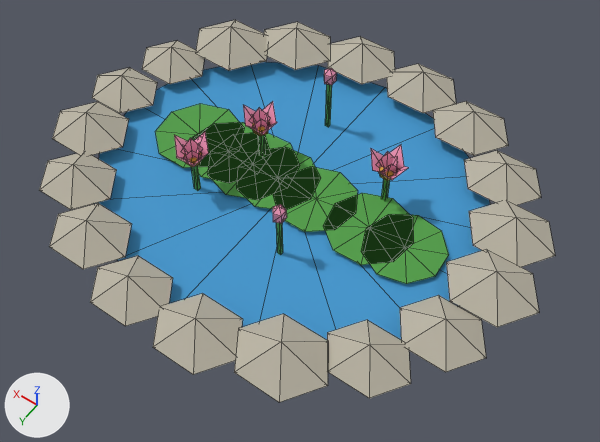
The glTF model apps/web/src/assets/models/viet/viet_lotus_pond.glb, before and after one commit.
Both versions are drawn from a 50 mm lens placed at (-0.601, 0.818, 1.218), pointed at (-0.069, 0.073, 0.047). Arrows for +X, +Y and +Z are at lower left; the lights stay in place. The first picture is the older version. Mesh edges are drawn as thin lines. Vertices at exactly the same position are counted once.

The older version as bpy lines, for what is in view:
```python
me_viet_lotus_pond = bpy.data.meshes.new('viet_lotus_pond')
me_viet_lotus_pond.from_pydata(...)  # 409 vertices, 515 faces; spans x -0.5..0.5, y -0.416..0.416, z 0.0..0.168
# faces by material slot: [216, 16, 123, 88, 72]
me_viet_lotus_pond.materials.append(mat_viet_lotus_pond_viet_stone)  # grey #bab4a4
me_viet_lotus_pond.materials.append(mat_viet_lotus_pond_viet_water)  # blue #3f97cf
me_viet_lotus_pond.materials.append(mat_viet_lotus_pond_viet_leaf)  # green #4f9d45
me_viet_lotus_pond.materials.append(mat_viet_lotus_pond_viet_lotus)  # pink #f29abb
me_viet_lotus_pond.materials.append(mat_viet_lotus_pond_viet_gold)  # orange #e0aa3e
ob_viet_lotus_pond = bpy.data.objects.new('viet_lotus_pond', me_viet_lotus_pond)
ob_viet_lotus_pond.location = (0.0, 0.0, 0.0)
```
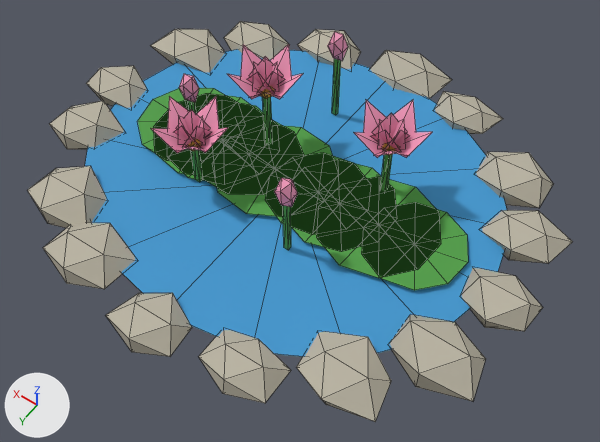
What differs and where, as boxes (x1, y1, x2, y2) in the pictures (600 x 442 px; the box of a moved part takes in the faces that stretch with it):
'viet_lotus_pond', reshaped: before (39, 20, 555, 402); after (27, 21, 573, 422)
part 1 of me_viet_lotus_pond, moved or reshaped: before (94, 62, 490, 340); after (85, 49, 507, 357)
part 2 of me_viet_lotus_pond, rebuilt (8% narrower, 7% shorter): before (92, 68, 157, 113); after (86, 66, 146, 108)
part 3 of me_viet_lotus_pond, rebuilt (9% taller): before (39, 153, 116, 210); after (27, 166, 106, 228)
part 4 of me_viet_lotus_pond, rebuilt (21% wider): before (142, 41, 204, 84); after (150, 29, 225, 73)
part 5 of me_viet_lotus_pond, rebuilt (9% shorter): before (52, 102, 129, 155); after (50, 101, 124, 149)
part 6 of me_viet_lotus_pond, rebuilt (19% wider): before (387, 64, 456, 113); after (370, 50, 452, 99)
part 7 of me_viet_lotus_pond, rebuilt (9% narrower, 21% shorter): before (433, 101, 508, 156); after (435, 91, 503, 134)
part 8 of me_viet_lotus_pond, rebuilt: before (464, 150, 541, 205); after (476, 152, 553, 208)
part 9 of me_viet_lotus_pond, rebuilt (19% shorter): before (469, 201, 555, 267); after (482, 210, 573, 263)
part 10 of me_viet_lotus_pond, rebuilt (12% narrower, 18% shorter): before (446, 250, 539, 327); after (461, 268, 543, 331)
part 11 of me_viet_lotus_pond, rebuilt (11% wider, 12% taller): before (400, 295, 486, 372); after (390, 315, 486, 401)
part 12 of me_viet_lotus_pond, rebuilt (12% wider, 15% taller): before (327, 320, 411, 398); after (297, 332, 391, 422)
part 13 of me_viet_lotus_pond, rebuilt (12% wider): before (50, 203, 132, 269); after (43, 223, 135, 289)
part 14 of me_viet_lotus_pond, deleted: before (155, 68, 449, 284)
part 15 of me_viet_lotus_pond, built on: before (196, 20, 395, 84); after (137, 21, 468, 290)
part 16 of me_viet_lotus_pond, moved or reshaped: before (90, 256, 328, 402); after (106, 293, 291, 403)

The change in detail:
me_viet_lotus_pond is used by ob_viet_lotus_pond; location (0.0, 0.0, 0.0).
me_viet_lotus_pond had 409 vertices, 515 faces and spanned x -0.5..0.5, y -0.416..0.416, z 0.0..0.168.
me_viet_lotus_pond now has 524 vertices, 666 faces and spans x -0.5..0.5, y -0.435..0.435, z 0.0..0.249.
me_viet_lotus_pond part 1: the loose piece of 17 vertices spanning x -0.392..0.403, y -0.339..0.339, z 0.018 is scaled about its middle by (1.05, 1.05, 1), then moved by (-0.004, 0.003, 0.027).
me_viet_lotus_pond part 2: the loose piece of 8 vertices spanning x 0.347..0.5, y -0.056..0.056, z 0.0..0.08 is rebuilt with 12 vertices and now spans x 0.371..0.5, y -0.05..0.053, z 0.014..0.073.
me_viet_lotus_pond part 3: the loose piece of 8 vertices spanning x 0.245..0.406, y 0.171..0.291, z 0.0..0.085 is rebuilt with 12 vertices and now spans x 0.225..0.385, y 0.201..0.331, z 0.0..0.08.
me_viet_lotus_pond part 4: the loose piece of 8 vertices spanning x 0.321..0.476, y -0.18..-0.066, z 0.0..0.081 is rebuilt with 12 vertices and now spans x 0.309..0.473, y -0.24..-0.117, z 0.001..0.076.
me_viet_lotus_pond part 5: the loose piece of 8 vertices spanning x 0.314..0.482, y 0.06..0.186, z 0.0..0.09 is rebuilt with 12 vertices and now spans x 0.336..0.477, y 0.064..0.177, z 0.003..0.077.
me_viet_lotus_pond part 6: the loose piece of 8 vertices spanning x -0.15..0.015, y -0.415..-0.292, z 0.0..0.087 is rebuilt with 12 vertices and now spans x -0.107..0.054, y -0.435..-0.31, z 0.004..0.082.
me_viet_lotus_pond part 7: the loose piece of 8 vertices spanning x -0.287..-0.12, y -0.373..-0.249, z 0.0..0.088 is rebuilt with 12 vertices and now spans x -0.245..-0.109, y -0.394..-0.287, z 0.011..0.071.
me_viet_lotus_pond part 8: the loose piece of 8 vertices spanning x -0.395..-0.235, y -0.29..-0.172, z 0.0..0.084 is rebuilt with 12 vertices and now spans x -0.402..-0.262, y -0.3..-0.186, z 0.01..0.079.
me_viet_lotus_pond part 9: the loose piece of 8 vertices spanning x -0.472..-0.303, y -0.186..-0.06, z 0.0..0.09 is rebuilt with 12 vertices and now spans x -0.484..-0.337, y -0.188..-0.074, z 0.01..0.071.
me_viet_lotus_pond part 10: the loose piece of 8 vertices spanning x -0.5..-0.325, y -0.065..0.065, z 0.0..0.093 is rebuilt with 12 vertices and now spans x -0.5..-0.365, y -0.036..0.077, z 0.003..0.077.
me_viet_lotus_pond part 11: the loose piece of 8 vertices spanning x -0.468..-0.307, y 0.063..0.182, z 0.0..0.085 is rebuilt with 12 vertices and now spans x -0.486..-0.328, y 0.098..0.221, z 0.001..0.084.
me_viet_lotus_pond part 12: the loose piece of 8 vertices spanning x -0.394..-0.236, y 0.173..0.289, z 0.0..0.083 is rebuilt with 12 vertices and now spans x -0.382..-0.221, y 0.212..0.344, z 0.002..0.073.
me_viet_lotus_pond part 13: the loose piece of 8 vertices spanning x 0.132..0.296, y 0.25..0.372, z 0.0..0.087 is rebuilt with 12 vertices and now spans x 0.11..0.264, y 0.281..0.401, z 0.005..0.077.
me_viet_lotus_pond part 14: 17 loose pieces with 248 vertices, spanning x -0.32..0.314, y -0.189..0.145, z 0.018..0.168, are deleted.
me_viet_lotus_pond part 15: 24 vertices removed from x -0.006..0.416, y -0.416..-0.162, z 0.0..0.097; 339 vertices added at x -0.358..0.36, y -0.41..0.158, z 0.004..0.249.
me_viet_lotus_pond part 16: 24 vertices removed from x -0.292..0.157, y 0.245..0.416, z 0.0..0.094; 24 vertices added at x -0.229..0.08, y 0.309..0.435, z 0.011..0.076.
